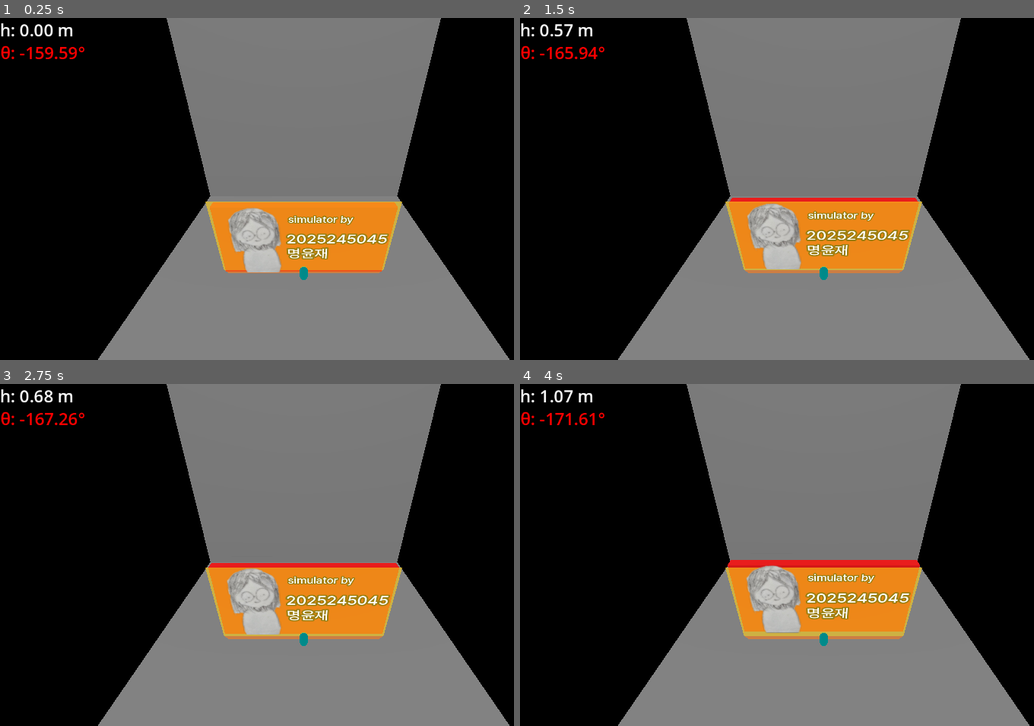
Above: before the commit, frames 1-4 (two rows, left to right).
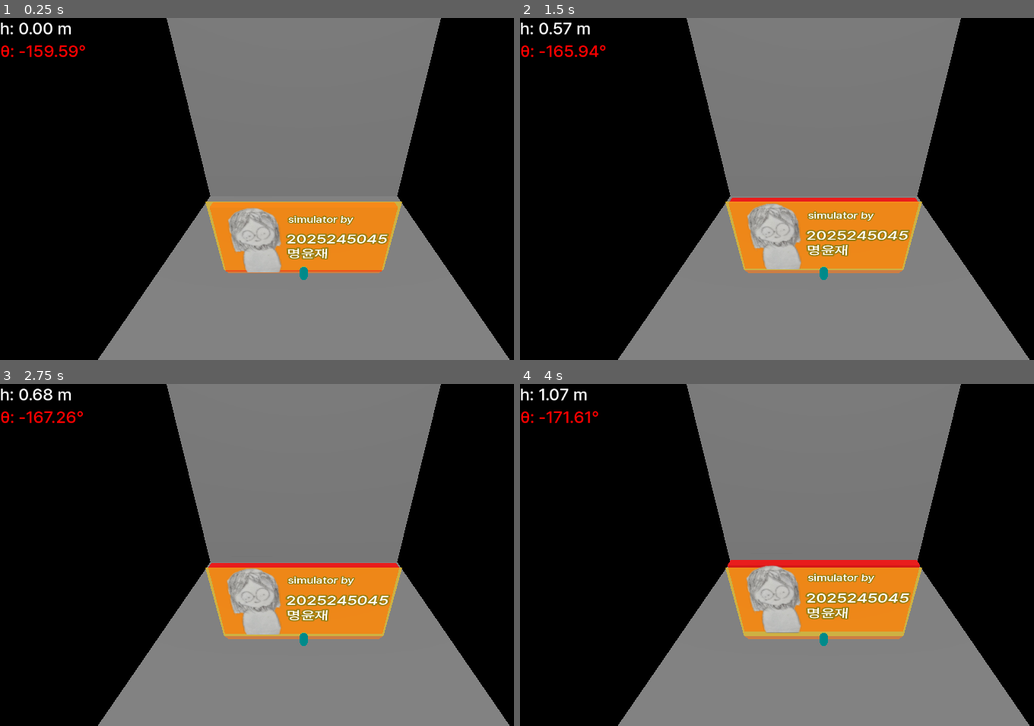
Above: after the commit, the same moments.

Repository: Resistance-R/Calculus-Simulator
Game: Godot game, scene res://Scenes/main.tscn
Two runs of this game, one before a commit and one after it. Both use one fixed random seed, a clock stepped at 60 frames per second and the inputs below.
Inputs:
- Up to frame 1 (0.25 s): no input
- Up to frame 2 (1.5 s): tap Enter at 0.5 s; hold Up (ui_up) 0.53-1.28 s; hold Down (ui_down) from 1.28 s (still down)
- Up to frame 3 (2.75 s): release Down (ui_down) at 2.03 s; hold Up (ui_up) from 2.03 s (still down)
- Up to frame 4 (4 s): release Up (ui_up) at 3.53 s; hold Down (ui_down) from 3.53 s (still down)

The runs differ from the first frame. In frame 1, 0.6% of the frame differs, in the area x 0-17%, y 1-13%; in frame 2, 0.6%; in frame 3, 0.6%; in frame 4, 0.6%.

Commit message:
set global GUI font

Diff:
--- a/project.godot
+++ b/project.godot
@@ -15,6 +15,10 @@
 config/features=PackedStringArray("4.4", "Forward Plus")
 config/icon="res://icon.svg"
 
+[gui]
+
+theme/custom_font="uid://cclejvrt84uni"
+
 [input]
 
 up={
